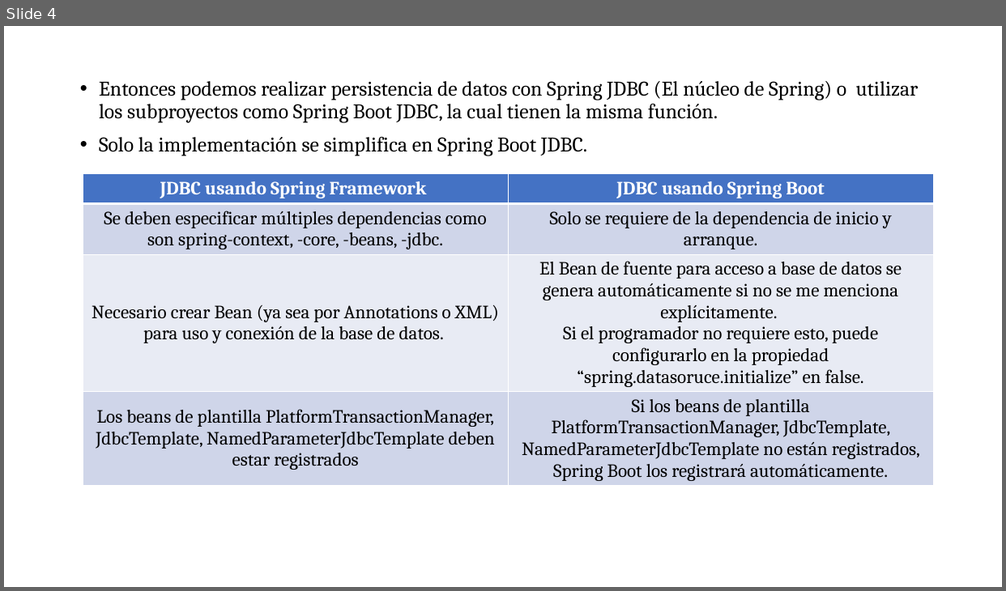
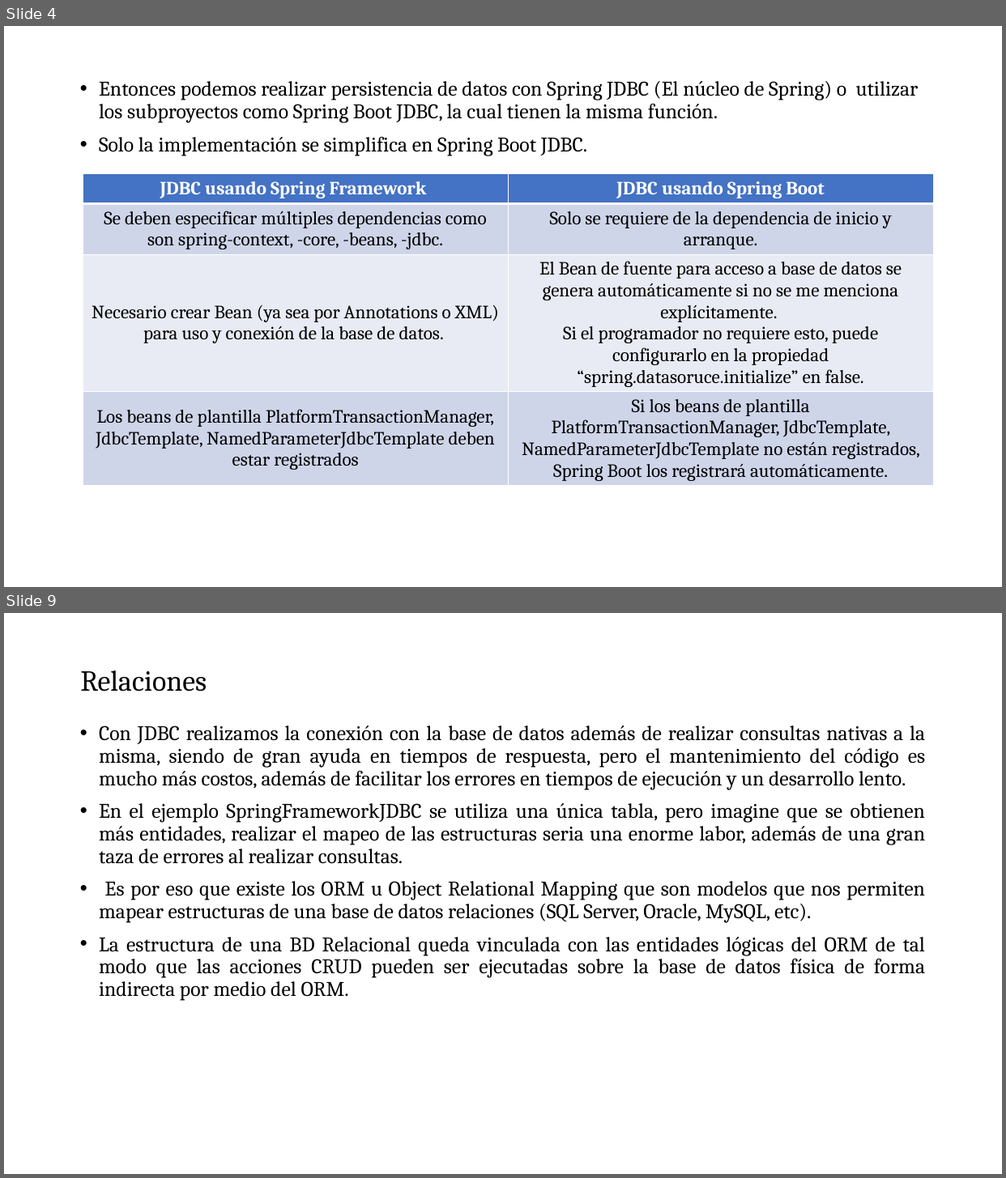
Before and after one commit to soycperez/persistencia-spring-framework, a slide deck: Persistencia con JDBC.pptx. Shown one above the other, each under a label of ours: slide 4 before the commit, slides 4 and 9 after it; the slides between them are not shown. The pictures are 1006x591 and 1006x1178 pixels, drawn with LibreOffice and Linux fonts; fonts in the diff are those of the drawing; background and template pictures are left out. Boxes give left, top, right and bottom in pixels: in the first picture for what was removed or moved away, otherwise in the second. Text is boxed around its words. In the diff, an @@ line names an element or a change of style, - is before the commit and + after.

```diff
--- a/Persistencia con JDBC.pptx
+++ b/Persistencia con JDBC.pptx
@@ slide 9 added at box(4, 613, 1002, 1174), background picture (left out) @@
@@ title added at box(80, 671, 206, 692), 28 pt, text #000000 @@
+Relaciones
@@ text added at box(99, 726, 925, 1000), 20 pt, text #000000 @@
+• Con JDBC realizamos la conexión con la base de datos además de realizar consultas nativas a la misma, siendo de gran ayuda en tiempos de respuesta, pero el mantenimiento del código es mucho más costos, además de facilitar los errores en tiempos de ejecución y un desarrollo lento.
+• En el ejemplo SpringFrameworkJDBC se utiliza una única tabla, pero imagine que se obtienen más entidades, realizar el mapeo de las estructuras seria una enorme labor, además de una gran taza de errores al realizar consultas.
+• Es por eso que existe los ORM u Object Relational Mapping que son modelos que nos permiten mapear estructuras de una base de datos relaciones (SQL Server, Oracle, MySQL, etc).
+• La estructura de una BD Relacional queda vinculada con las entidades lógicas del ORM de tal modo que las acciones CRUD pueden ser ejecutadas sobre la base de datos física de forma indirecta por medio del ORM.
```
Also in this commit, not shown: 3 slides changed, 4 other slides added, 1 slide removed.
